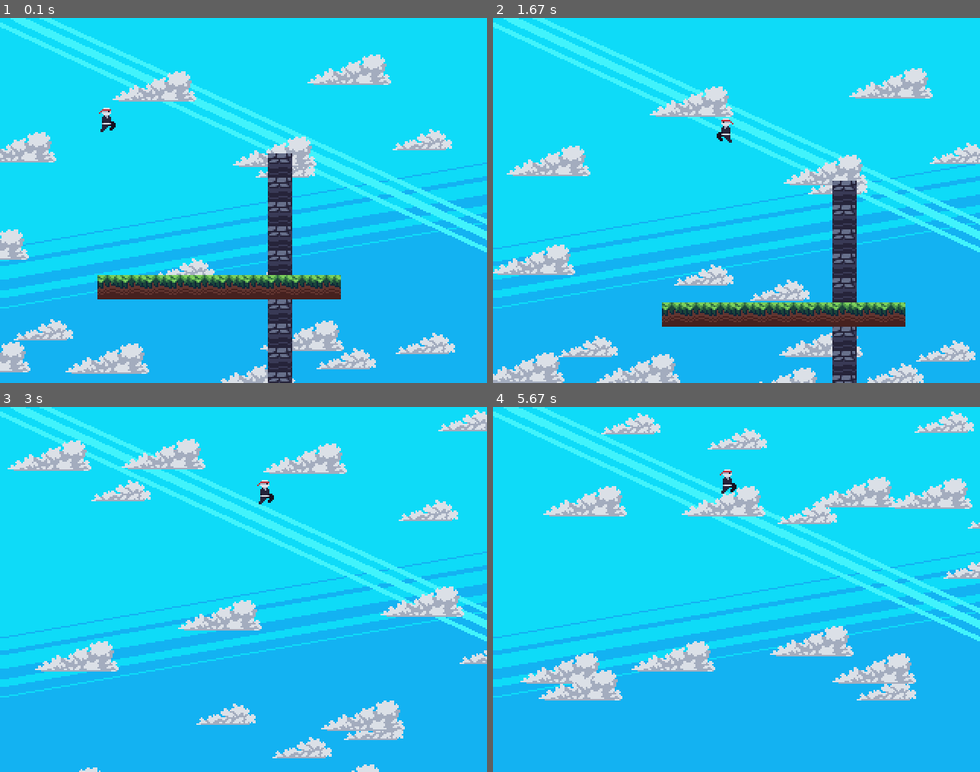
Above: before the commit, frames 1-4 (two rows, left to right).
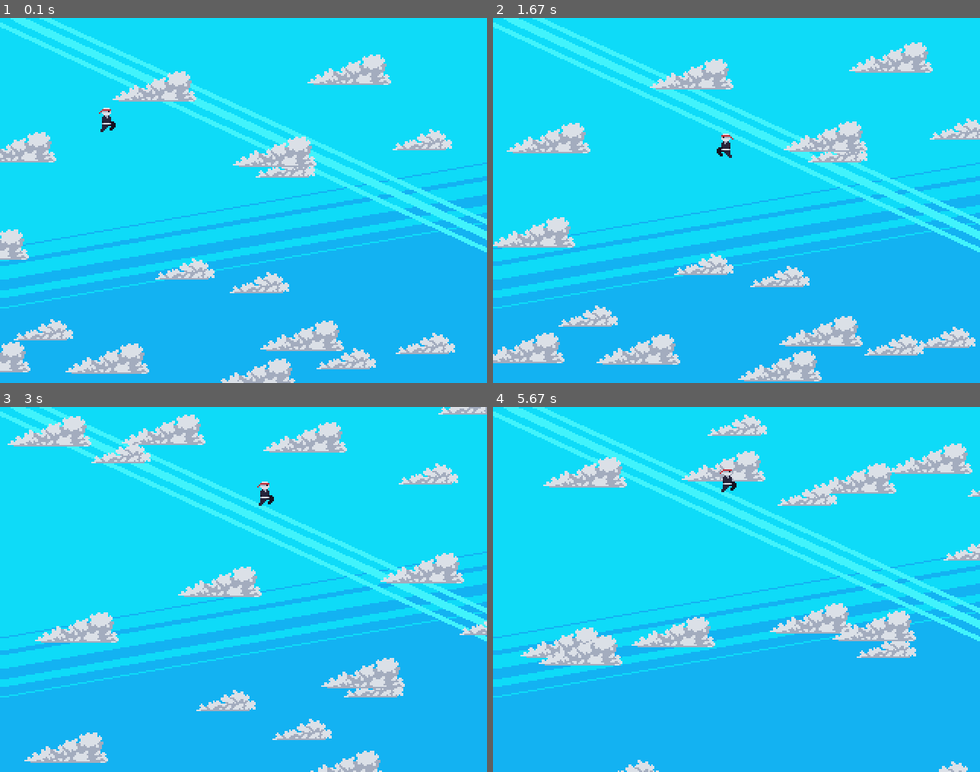
Above: after the commit, the same moments.

Repository: captainCwangrz/Pygame-102
Game: pygame game, started from game.py
Same seed, same stepped clock (60 frames per second), same inputs: the game is played once before the commit and once after it.
Inputs:
- Up to frame 1 (0.1 s): no input
- Up to frame 2 (1.67 s): hold Right 0.33-0.8 s; hold Right 0.83-1.3 s; tap Space at 0.9, 1.2, 1.4 s; hold Left from 1.33 s (still down)
- Up to frame 3 (3 s): tap Space at 1.7, 1.97, 2.27, 2.4, 2.7 s; release Left at 1.87 s; hold Left 1.9-2.3 s; hold Right 2.33-2.97 s
- Up to frame 4 (5.67 s): hold Left 3-3.47 s; tap Space at 3.07, 3.37, 3.57, 3.87, 4.07, 4.37, 4.57, 4.87, 5.13, 5.43, 5.57 s; hold Right 3.5-3.97 s; hold Right 4-4.47 s; hold Left 4.5-5.03 s; hold Left 5.07-5.47 s; hold Right from 5.5 s (still down)

The runs differ from the first frame. In frame 1, 6.1% of the frame differs, in the area x 20-70%, y 37-100%; in frame 2, 23%, in the area x 0-100%, y 6-100%; in frame 3, 17%; in frame 4, 17%.

Commit message:
Added load() and save() json from map editor

Diff:
--- a/scripts/tilemap.py
+++ b/scripts/tilemap.py
@@ -1,4 +1,4 @@
-import pygame
+import pygame, json
 
 TILE_OFFSETS = ((0,0),(0,1),(0,-1),(1,0),(1,1),(1,-1),(-1,0),(-1,1),(-1,-1))
 PHYSICS_TILES = {'Grass', 'Stone'}
@@ -10,10 +10,6 @@
     self.tile_size = tile_size
     self.tilemap = {}
     self.offgrid_tiles = []  #not perfectly aligned sutff?
-
-    for i in range(10):
-      self.tilemap[str(3 + i) + ';10'] = {'type' : 'Grass', 'variant' : 1, 'pos' : (3 + i, 10)}
-      self.tilemap['10;' + str(5 + i)] = {'type' : 'Stone', 'variant' : 1, 'pos' : (10, 5 + i)}
 
   def tiles_around(self, pos):
     tiles =[]
@@ -43,3 +39,16 @@
           tile = self.tilemap[loc]
           image = self.game.assets[tile['type']][tile['variant']]
           surf.blit(image, (tile['pos'][0] * self.tile_size - offset[0], tile['pos'][1] * self.tile_size - offset[1]))
+
+  def save(self, path):
+    f = open(path, 'w')
+    json.dump({'tilemap' : self.tilemap, 'tile_size' : self.tile_size, 'offgrid' : self.offgrid_tiles}, f)
+    f.close()
+
+  def load(self, path):
+    f = open(path, 'r')
+    map_data = json.load(f)
+    f.close()
+    self.tilemap = map_data['tilemap']
+    self.tile_size = map_data['tile_size']
+    self.offgrid_tiles = map_data['offgrid']
